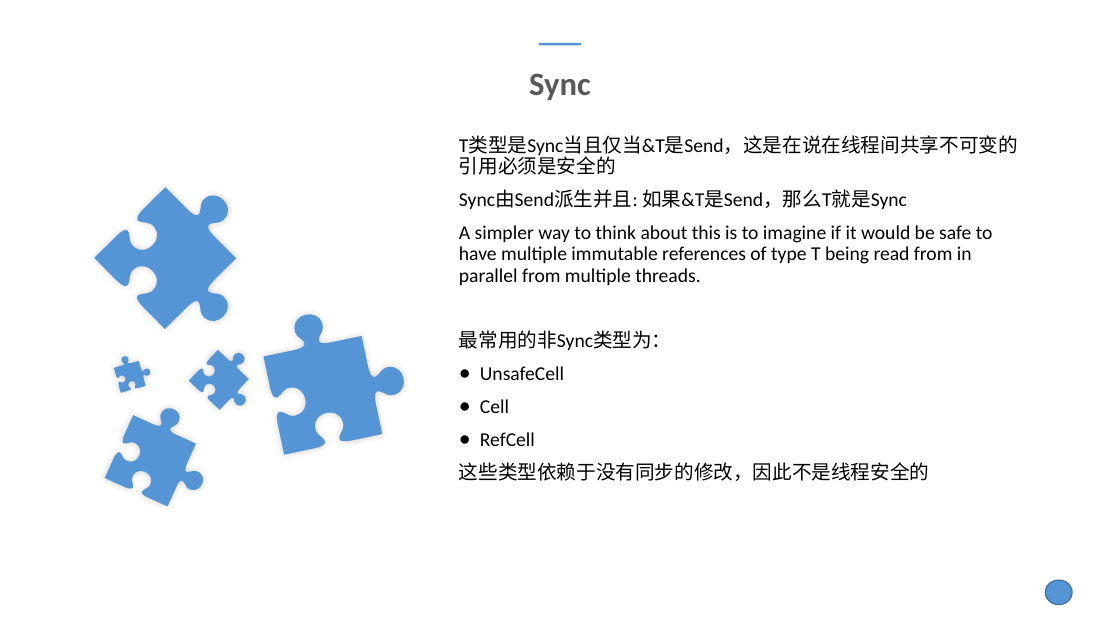
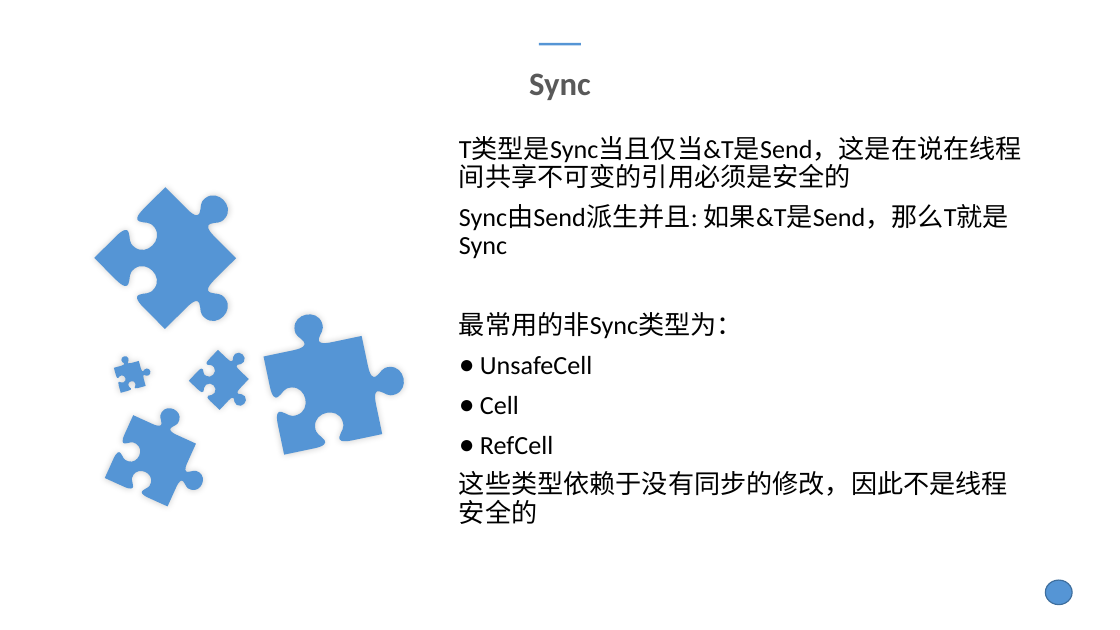
Before and after one commit to gavinzheng/rustprogram, a slide deck: slide 4 of PPT/Quiz1(send+sync)-V3.pptx. Drawn at 1120x630 pixels with LibreOffice and Linux fonts; fonts in the diff are those of the drawing; background and template pictures are left out. Boxes give left, top, right and bottom in pixels: in the first picture for what was removed or moved away, otherwise in the second. Text is boxed around its words. In the diff, an @@ line names an element or a change of style, - is before the commit and + after.

```diff
--- a/PPT/Quiz1(send+sync)-V3.pptx
+++ b/PPT/Quiz1(send+sync)-V3.pptx
@@ text "T类型是Sync当且仅当&T是Send，这是在说在线程间共享不可变的引用必须是安全的" at (459, 136, 1022, 524): size 16.8 to 22.4 pt @@
@@ text at (459, 225, 993, 285): paragraph removed @@
-A simpler way to think about this is to imagine if it would be safe to have multiple immutable references of type T being read from in parallel from multiple threads.
```
Also in this commit, not shown: 1 other slide changed, 3 slides added, 1 slide removed, 19 other files.
